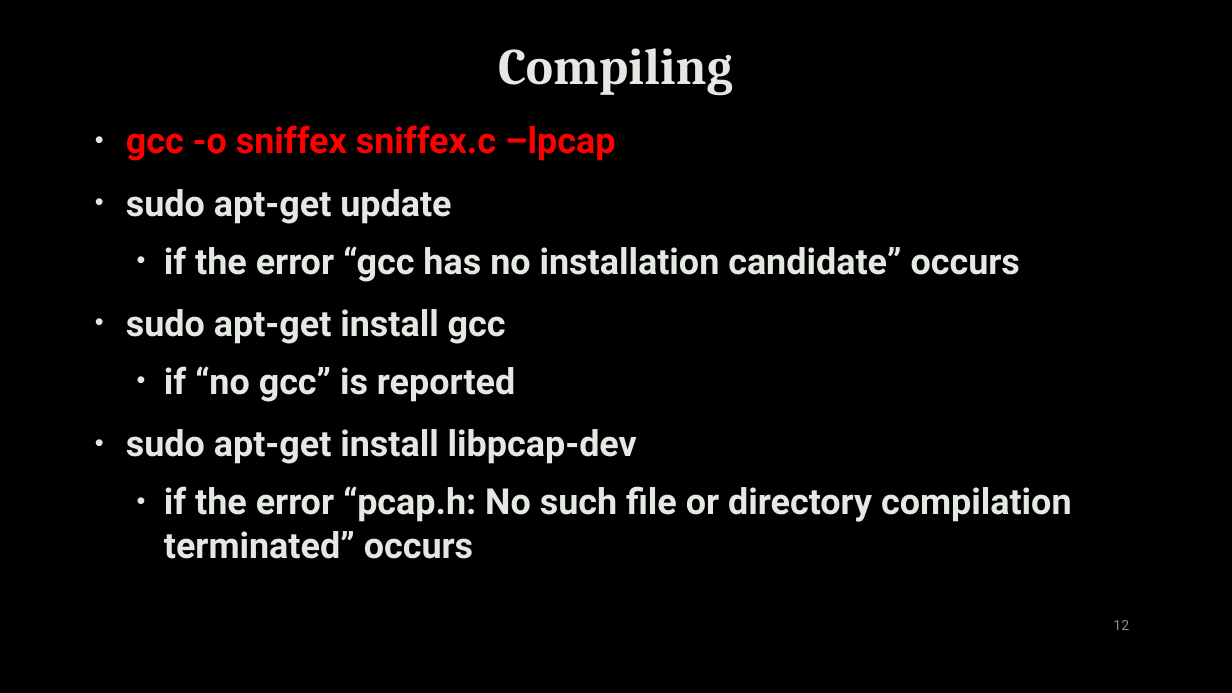
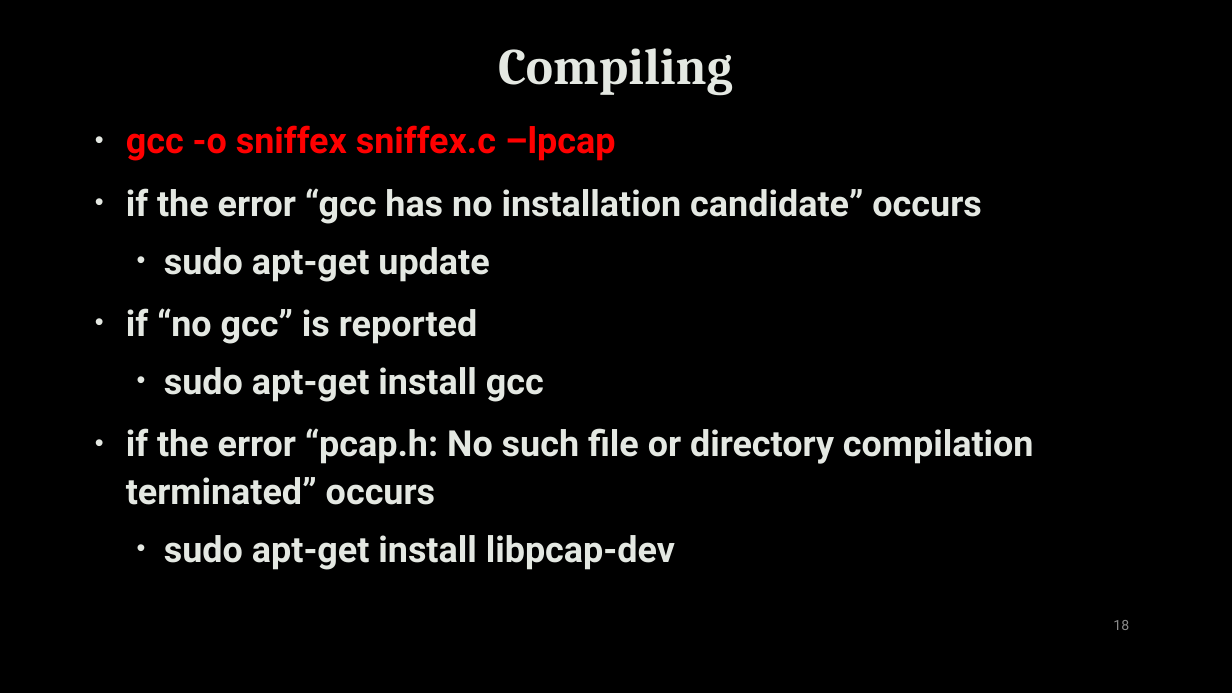
Before and after one commit to uwacyber/cits1003, a slide deck: slide 18 of cits1003-lecture_slides/CITS1003-3 NetworkAndComputers-exercises.pptx (slide 12 before the commit). Drawn at 1232x693 pixels with LibreOffice and Linux fonts; fonts in the diff are those of the drawing; background and template pictures are left out. Boxes give left, top, right and bottom in pixels: in the first picture for what was removed or moved away, otherwise in the second. Text is boxed around its words. In the diff, an @@ line names an element or a change of style, - is before the commit and + after.

```diff
--- a/cits1003-lecture_slides/CITS1003-3 NetworkAndComputers-exercises.pptx
+++ b/cits1003-lecture_slides/CITS1003-3 NetworkAndComputers-exercises.pptx
@@ text at (x1=126, y1=188, x2=981, y2=224): paragraph added @@
+• if the error “gcc has no installation candidate” occurs
@@ text at (x1=126, y1=308, x2=477, y2=344): text changed @@
-  • if the error “gcc has no installation candidate” occurs
+• if “no gcc” is reported
@@ text at (x1=164, y1=367, x2=675, y2=570): list level 1 to 2 in "sudo apt-get update"; line spacing 1.1 to 1; list level 1 to 2 in "sudo apt-get install gcc"; list level 1 to 2 in "sudo apt-get install libpcap-dev" @@
@@ text at (x1=126, y1=428, x2=1034, y2=505): text changed @@
-  • if “no gcc” is reported
+• if the error “pcap.h: No such file or directory compilation terminated” occurs
@@ text at (x1=164, y1=486, x2=1072, y2=559): paragraph removed @@
-  • if the error “pcap.h: No such file or directory compilation terminated” occurs
@@ page number at (x1=1113, y1=620, x2=1129, y2=630): text changed @@
-12
+18
```
Also in this commit, not shown: 18 other slides changed, 15 slides added, 1 slide removed.
